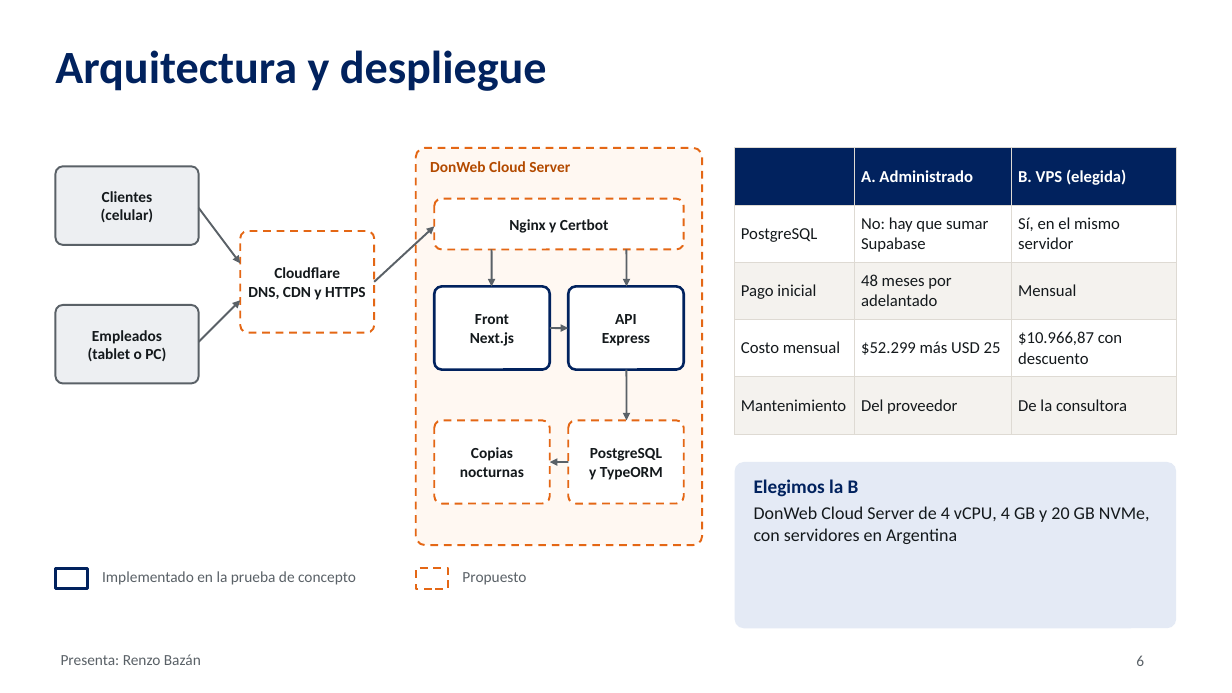
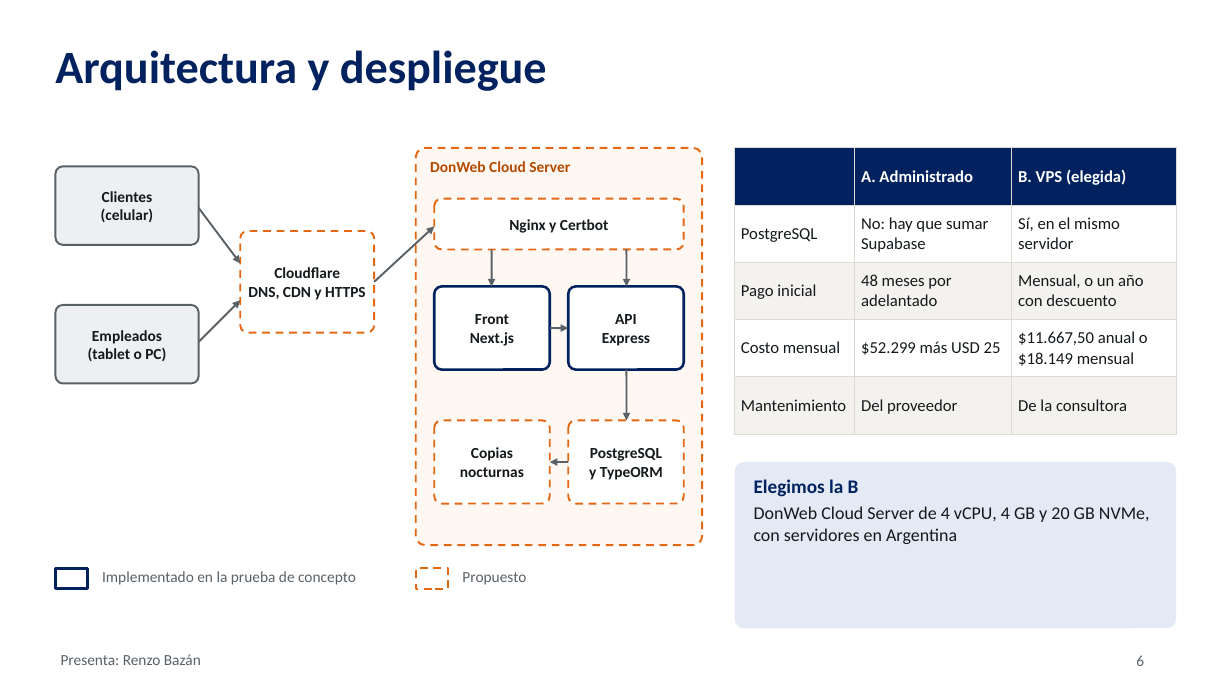
Before and after one commit to Jere3200/taller-ruiz, a slide deck: slide 6 of docs/diapositivas/diapositivas-taller-ruiz.pptx. Drawn at 1232x693 pixels with LibreOffice and Linux fonts; fonts in the diff are those of the drawing. Boxes give left, top, right and bottom in pixels: in the first picture for what was removed or moved away, otherwise in the second. Text is boxed around its words. In the diff, an @@ line names an element or a change of style, - is before the commit and + after.

```diff
--- a/docs/diapositivas/diapositivas-taller-ruiz.pptx
+++ b/docs/diapositivas/diapositivas-taller-ruiz.pptx
@@ table at (735, 148, 1177, 418) @@
-row 3, column 3: Mensual
+row 3, column 3: Mensual, o un año con descuento
-row 4, column 3: $10.966,87 con descuento
+row 4, column 3: $11.667,50 anual o $18.149 mensual
```
Also in this commit, not shown: 3 other slides changed, 22 other files.
